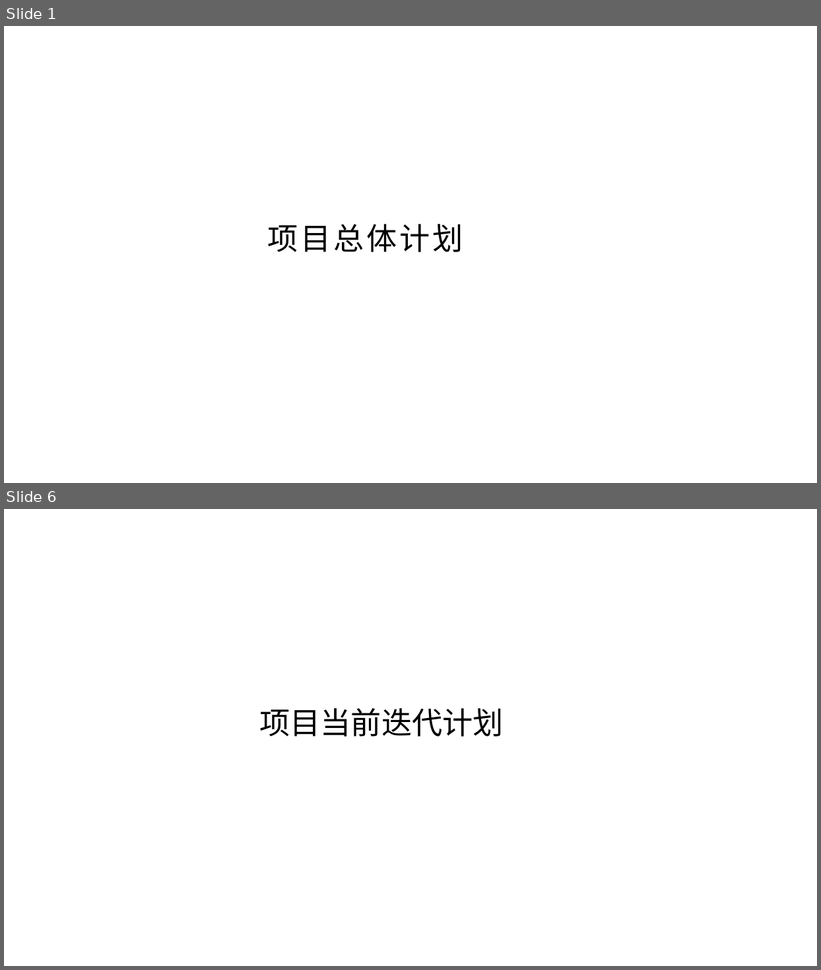
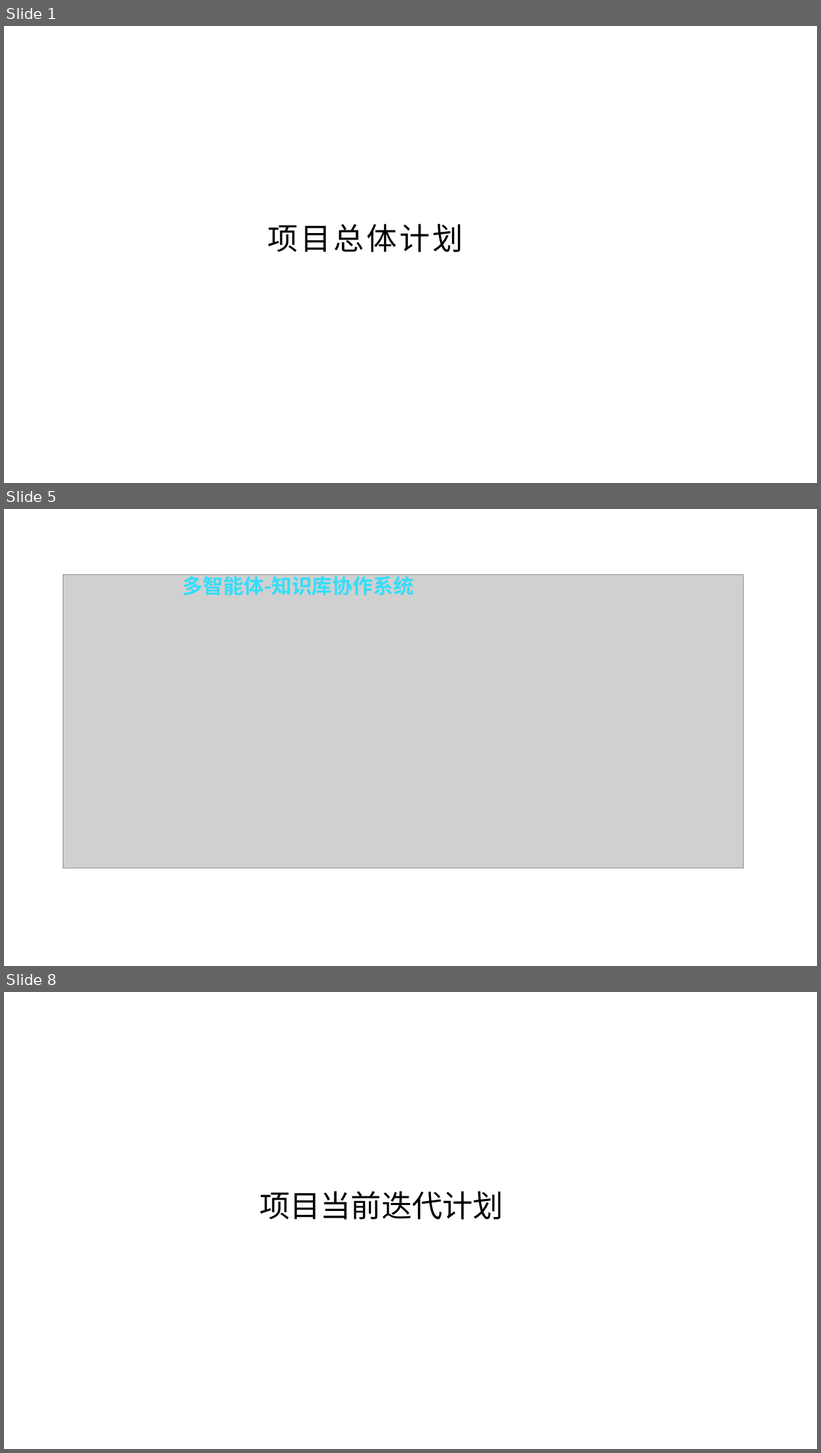
Before and after one commit to C32-SoundTech/SoundTech, a slide deck: docs/软件工程实践.pptx. Shown one above the other, each under a label of ours: slides 1 and 6 before the commit, slides 1, 5 and 8 after it; the slides between them are not shown. The pictures are 821x970 and 821x1453 pixels, drawn with LibreOffice and Linux fonts; fonts in the diff are those of the drawing; grey boxes stand for pictures. Boxes give left, top, right and bottom in pixels: in the first picture for what was removed or moved away, otherwise in the second. Text is boxed around its words. In the diff, an @@ line names an element or a change of style, - is before the commit and + after.

```diff
--- a/docs/软件工程实践.pptx
+++ b/docs/软件工程实践.pptx
@@ slide 5 added at box(4, 509, 817, 966), background #FFFFFF @@
@@ picture added at box(63, 575, 744, 868) @@
@@ text added at box(183, 573, 414, 595), 24 pt, text gradient #3D6AFD to #33DDF8, bold @@
+多智能体-知识库协作系统
@@ what was slide 6 is now slide 8 @@
```
Also in this commit, not shown: 5 other slides added, 4 slides removed.
